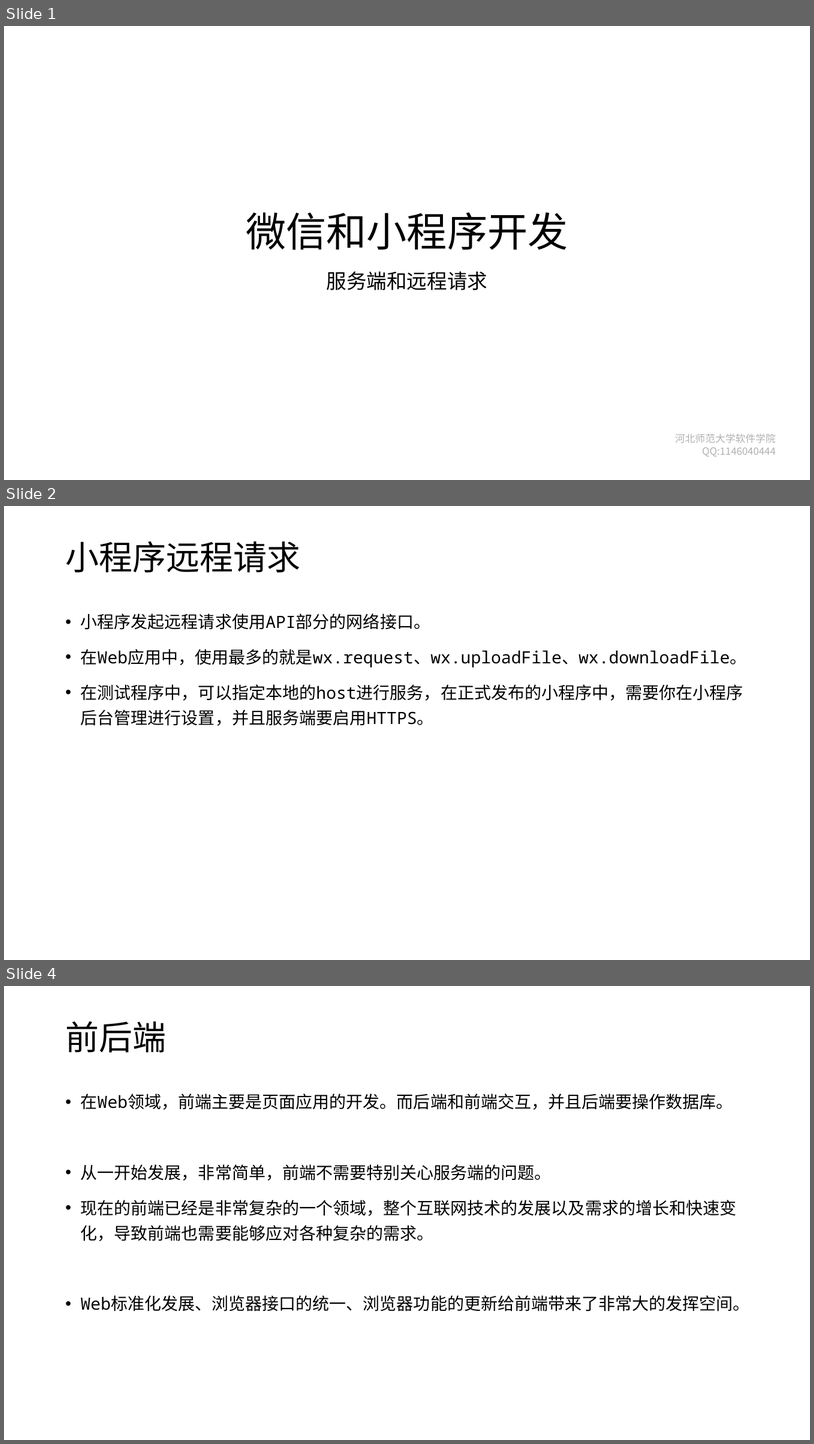
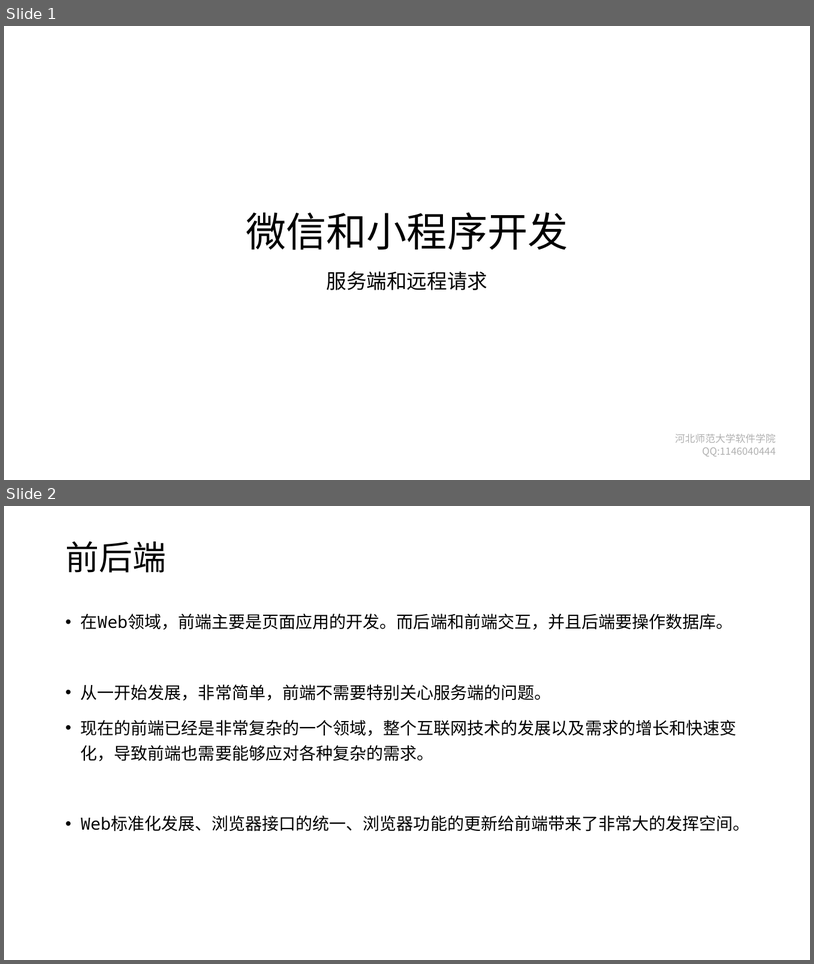
Before and after one commit to edu2act/course-wechat-and-miniprogram, a slide deck: materials/ch06/ch06-服务端和远程请求.pptx. Shown one above the other, each under a label of ours: slides 1, 2 and 4 before the commit, slides 1 and 2 after it; the slides between them are not shown. The pictures are 814x1444 and 814x964 pixels, drawn with LibreOffice and Linux fonts; fonts in the diff are those of the drawing; background and template pictures are left out. Boxes give left, top, right and bottom in pixels: in the first picture for what was removed or moved away, otherwise in the second. Text is boxed around its words. In the diff, an @@ line names an element or a change of style, - is before the commit and + after.

```diff
--- a/materials/ch06/ch06-服务端和远程请求.pptx
+++ b/materials/ch06/ch06-服务端和远程请求.pptx
@@ slide 2 removed at [4,506,810,960], background #FFFFFF @@
@@ title removed at [65,541,300,573] @@
-小程序远程请求
@@ text removed at [81,613,747,726] @@
-• 小程序发起远程请求使用API部分的网络接口。
-• 在Web应用中，使用最多的就是wx.request、wx.uploadFile、wx.downloadFile。
-• 在测试程序中，可以指定本地的host进行服务，在正式发布的小程序中，需要你在小程序后台管理进行设置，并且服务端要启用HTTPS。
@@ what was slide 4 is now slide 2 @@
```
Also in this commit, not shown: 3 slides changed, 1 slide added, 3 other slides removed, 6 other files.
